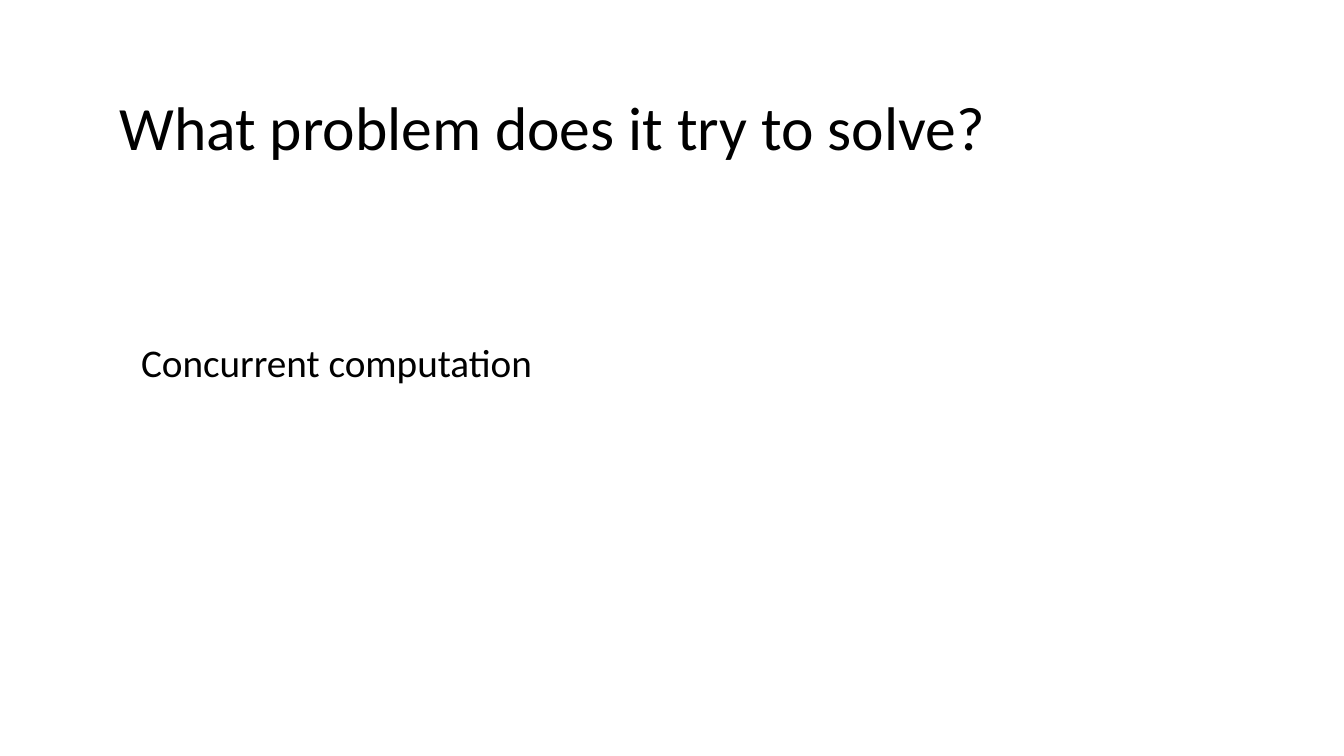
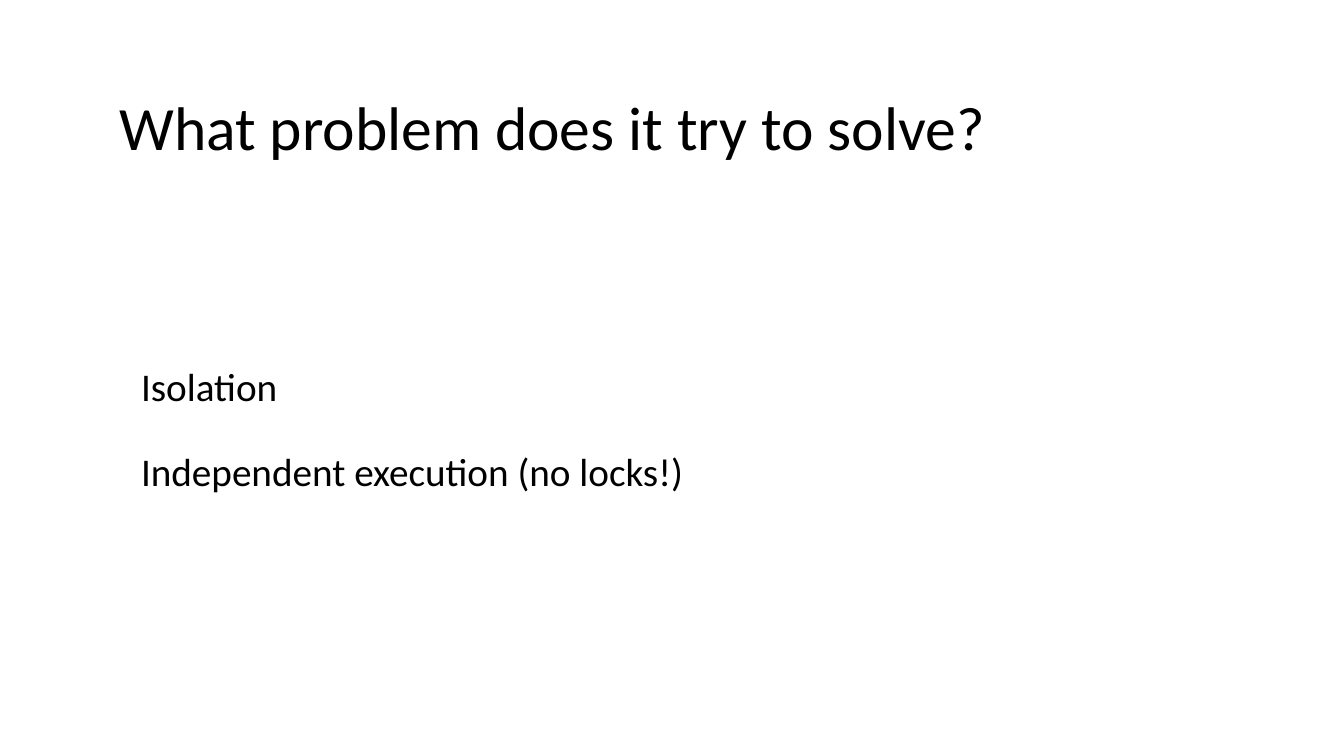
Before and after one commit to plitwinski/akka-dot-net-as-an-example-of-actor-model-presentation, a slide deck: slide 5 of presentation/english/akka-dotnet-as-an-example-of-actor-model.pptx. Drawn at 1344x756 pixels with LibreOffice and Linux fonts; fonts in the diff are those of the drawing. Boxes give left, top, right and bottom in pixels: in the first picture for what was removed or moved away, otherwise in the second. Text is boxed around its words. In the diff, an @@ line names an element or a change of style, - is before the commit and + after.

Commit message:
Presentation update.

```diff
--- a/presentation/english/akka-dotnet-as-an-example-of-actor-model.pptx
+++ b/presentation/english/akka-dotnet-as-an-example-of-actor-model.pptx
@@ title at box(141, 373, 683, 493): text changed @@
-Concurrent computation
+Isolation
+Independent execution (no locks!)
```
Also in this commit, not shown: 1 other file.
